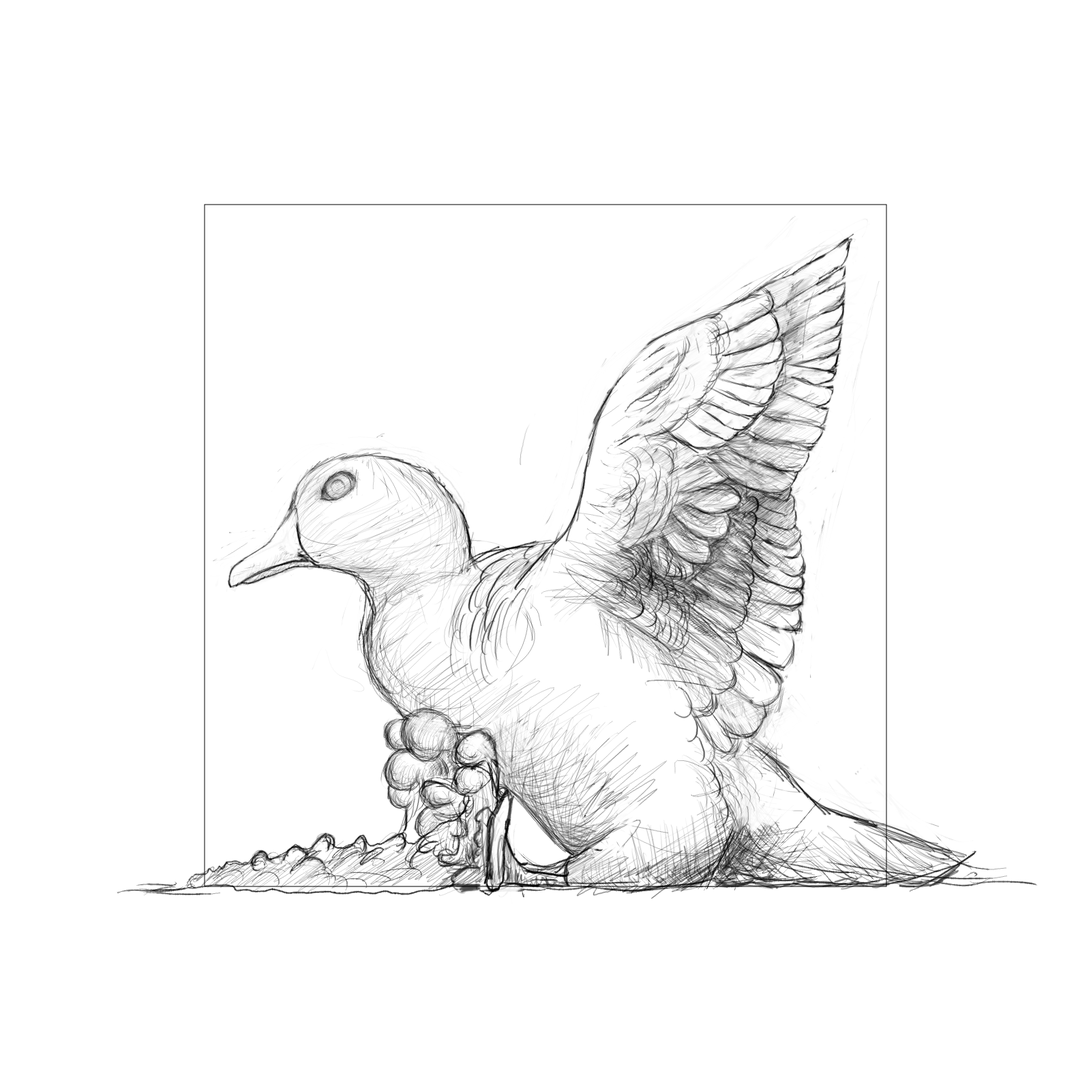
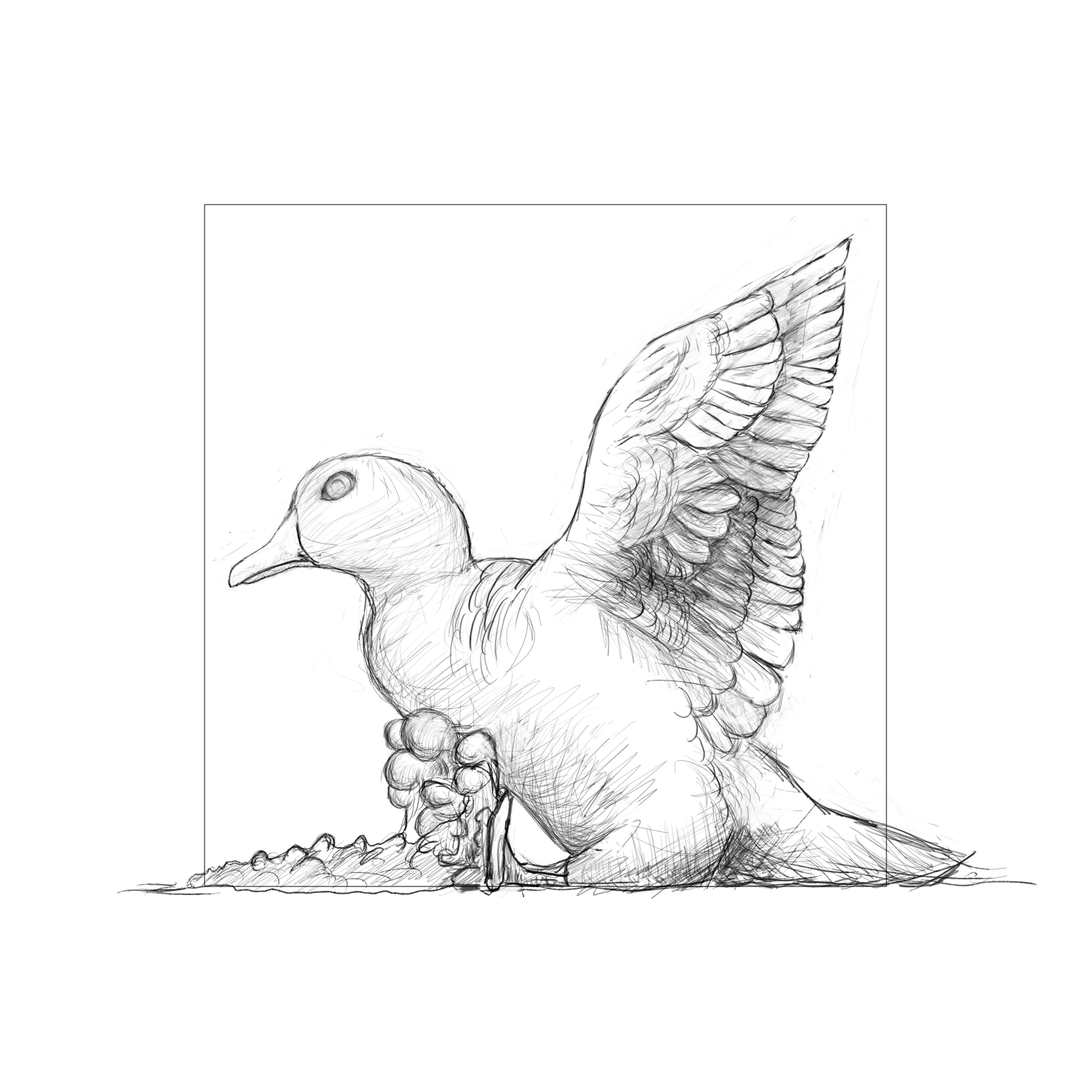
Revision of a layered w=1091, h=1091 image; what changed, layer by layer:
painted on "Sketch side detail" over bbox(469, 425, 565, 567)
